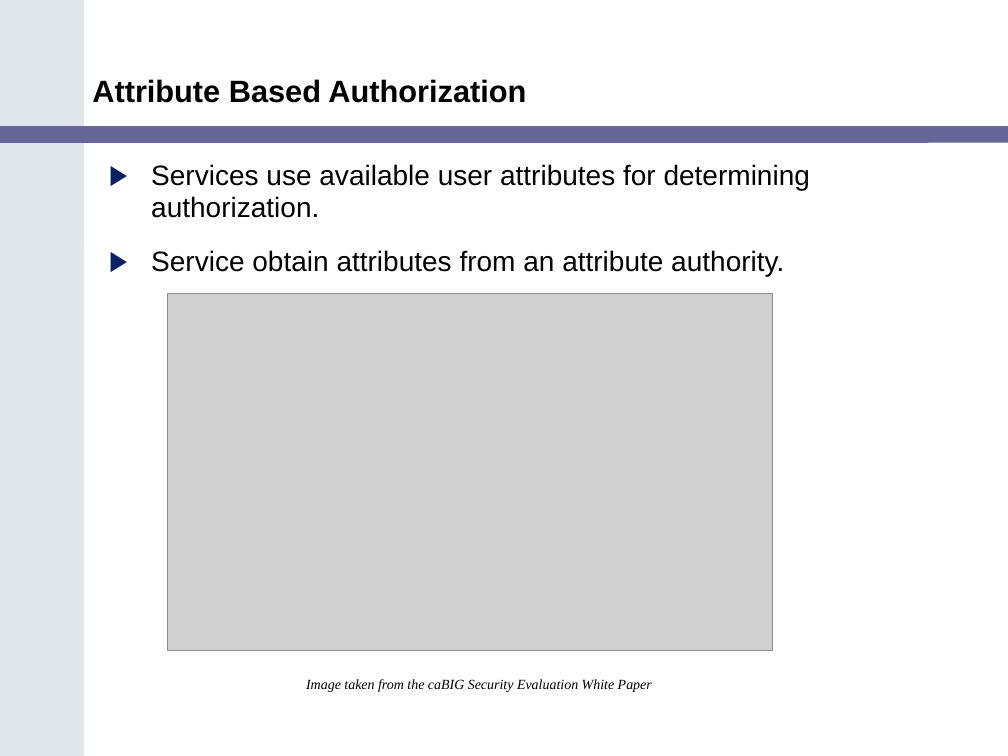
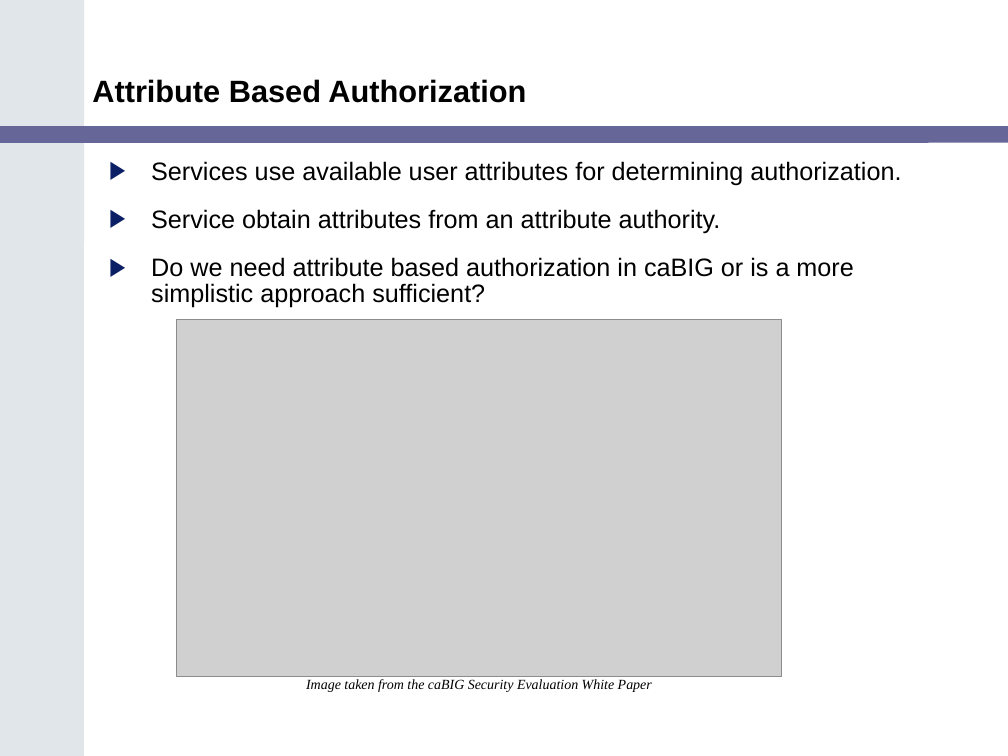
Before and after one commit to NCIP/cagrid-portal, a slide deck: slide 14 of cagrid-1-0/Documentation/presentations/200602_VCDE_ARCH/caGrid_Security_Arch_VCDE_Feb2.ppt (slide 8 before the commit). Drawn at 1008x756 pixels with LibreOffice and Linux fonts; fonts in the diff are those of the drawing; grey boxes stand for pictures; background and template pictures are left out. Boxes give left, top, right and bottom in pixels: in the first picture for what was removed or moved away, otherwise in the second. Text is boxed around its words. In the diff, an @@ line names an element or a change of style, - is before the commit and + after.

```diff
--- a/cagrid-1-0/Documentation/presentations/200602_VCDE_ARCH/caGrid_Security_Arch_VCDE_Feb2.ppt
+++ b/cagrid-1-0/Documentation/presentations/200602_VCDE_ARCH/caGrid_Security_Arch_VCDE_Feb2.ppt
@@ text at <box>151,161,901,233</box>: size 20 to 18 pt in "Services use available user attributes for determining ...", "Service obtain attributes from an attribute authority."; line spacing 0.95 to 0.85 @@
@@ text at <box>151,257,853,307</box>: paragraph added @@
+▶ Do we need attribute based authorization in caBIG or is a more simplistic approach sufficient?
@@ picture: place and size @@
-picture at <box>168,294,773,651</box>
+picture at <box>176,320,781,676</box>
```
Also in this commit, not shown: 5 other slides changed, 11 slides added, 1 slide removed.
